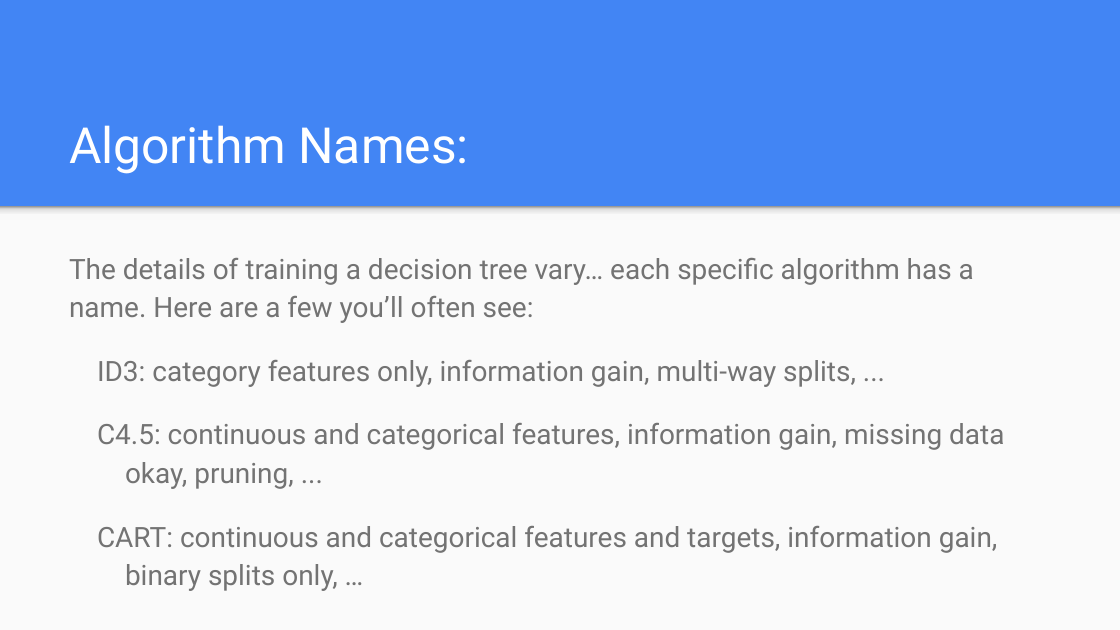
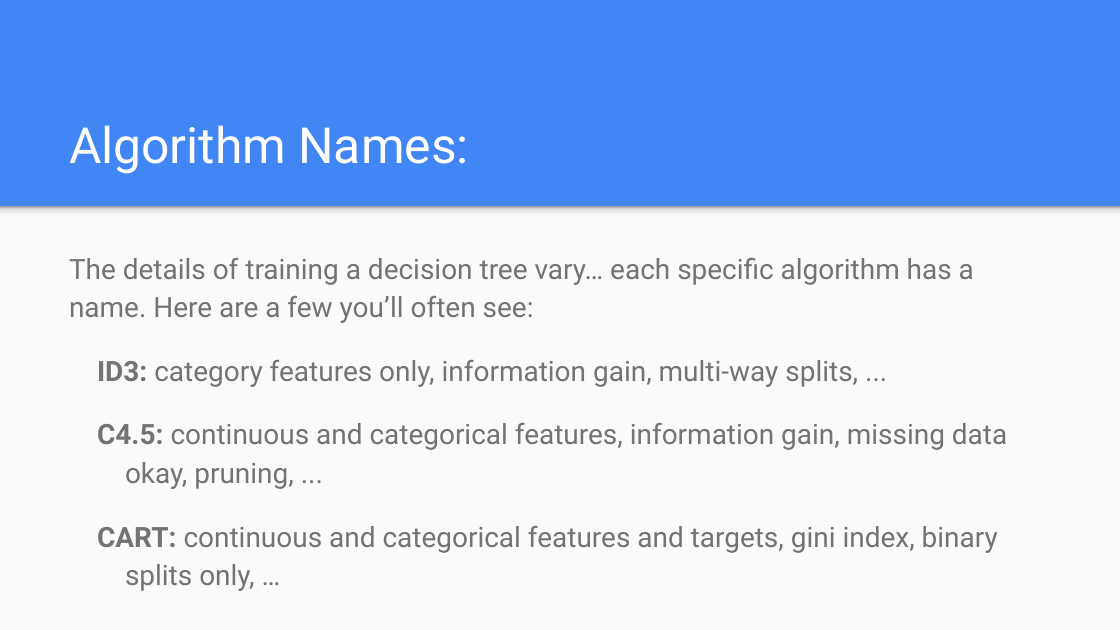
Before and after one commit to wmarshall484/DSI_LECTURES_2, a slide deck: slide 40 of non-parametric-learners/ryan_henning/kNN & Decision Trees.pptx. Drawn at 1120x630 pixels with LibreOffice and Linux fonts; fonts in the diff are those of the drawing. Boxes give left, top, right and bottom in pixels: in the first picture for what was removed or moved away, otherwise in the second. Text is boxed around its words. In the diff, an @@ line names an element or a change of style, - is before the commit and + after.

```diff
--- a/non-parametric-learners/ryan_henning/kNN & Decision Trees.pptx
+++ b/non-parametric-learners/ryan_henning/kNN & Decision Trees.pptx
@@ text at <box>97,360,1007,489</box>: bold on in "ID3:", "C4.5:" @@
@@ text at <box>97,526,998,591</box>: text changed @@
-CART: continuous and categorical features and targets, information gain, binary splits only, …
+CART: continuous and categorical features and targets, gini index, binary splits only, …
```
Also in this commit, not shown: 7 other slides changed, 1 other file.
